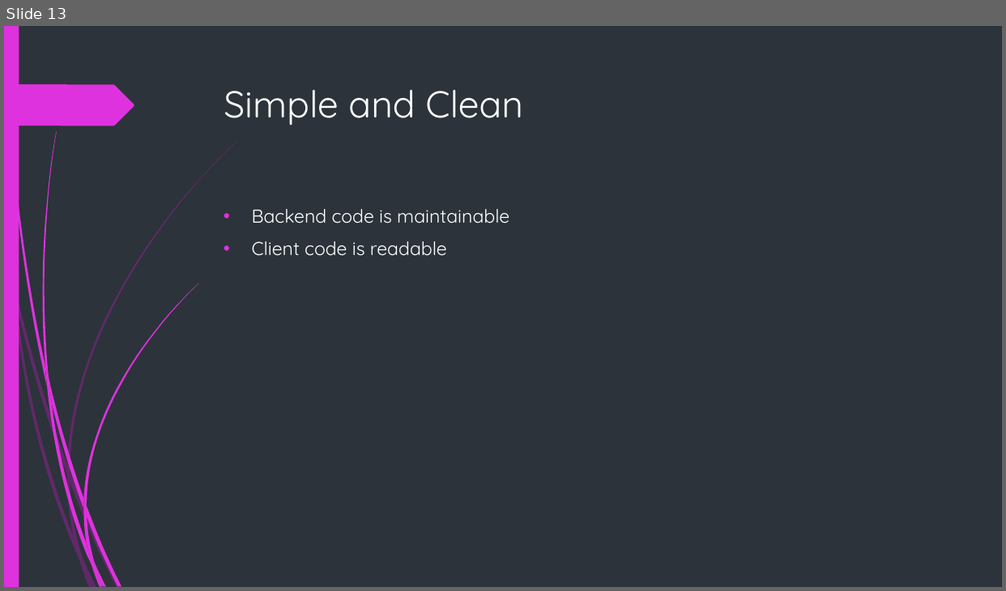
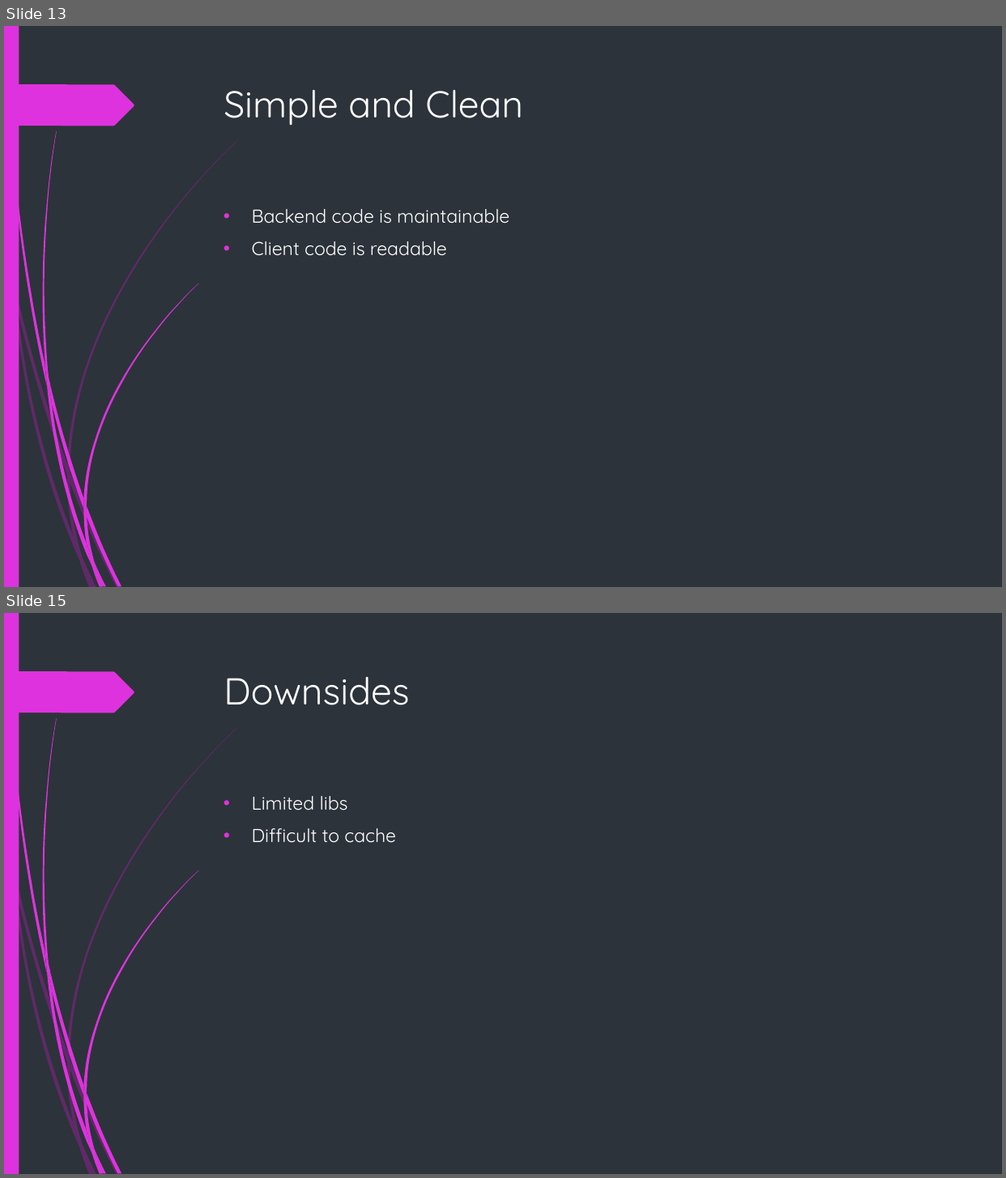
Before and after one commit to natvaldev/tedri, a slide deck: graphql/docs/graphql.pptx. Shown one above the other, each under a label of ours: slide 13 before the commit, slides 13 and 15 after it; the slides between them are not shown. The pictures are 1006x591 and 1006x1178 pixels, drawn with LibreOffice and Linux fonts; fonts in the diff are those of the drawing. Boxes give left, top, right and bottom in pixels: in the first picture for what was removed or moved away, otherwise in the second. Text is boxed around its words. In the diff, an @@ line names an element or a change of style, - is before the commit and + after.

```diff
--- a/graphql/docs/graphql.pptx
+++ b/graphql/docs/graphql.pptx
@@ slide 15 added at (4, 613, 1002, 1174), background #2C333A; not listed: 24 template elements that a slide beside it also shows @@
@@ title added at (224, 677, 409, 705), 36 pt, text #FFFFFF @@
+Downsides
@@ text added at (252, 796, 396, 843), 18 pt, text #FFFFFF @@
+• Limited libs
+• Difficult to cache
```
Also in this commit, not shown: 3 other slides added.
